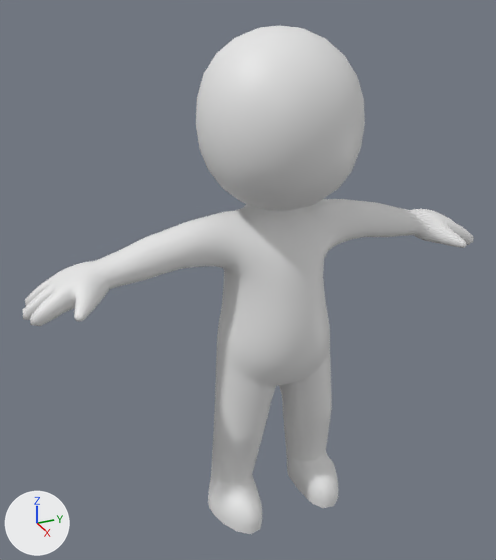
Two versions of the FBX model King_Maker/Assets/JH/Character/Kingmaker_Character_New.fbx, one commit apart.
The view is the same before and after, from a 50 mm camera at (2.54, -1.29, 2.53) aimed at (-0.1, -0.11, 1.21). The axes (+X, +Y, +Z) are drawn at lower left. The lights are the same throughout. The picture after the commit comes second. Where no turn or scale is listed for an object, it has been applied to the vertices.

The first picture shows 'Kingmaker_Character.001'.
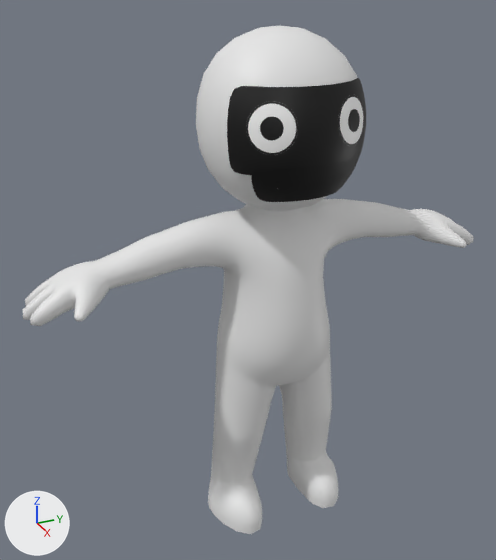
Where the newer file only moved an object's origin or applied its transform, the numbers keep the older frame.

Location of each change, (x1, y1, x2, y2) in pixels of the pictures (496 x 560 px):
```json
{"object": "Kingmaker_Character.002", "change": "added", "after": [227, 78, 366, 176]}
{"object": "Kingmaker_Character.003", "change": "added", "after": [251, 159, 358, 202]}
```

Scene script edits in JSON lines:
```json
{"op": "add", "block": "img_eye1_png", "code": ["img_eye1_png = load_image('eye1.png', '../Eyes_texture/eye1.png', 1024, 1024, 'sRGB')"]}
{"op": "add", "block": "img_mouth_png", "code": ["img_mouth_png = load_image('mouth.png', '../Mouth_texutre/mouth.png', 1024, 1024, 'sRGB')"]}
{"op": "add", "block": "mat_charface_eyes_m", "code": ["mat_charface_eyes_m = principled_material('CharFace_eyes_M')", "mat_charface_eyes_m.texture = img_eye1_png"]}
{"op": "add", "block": "mat_charface_mouth_m", "code": ["mat_charface_mouth_m = principled_material('CharFace_mouth_M')", "mat_charface_mouth_m.texture = img_mouth_png"]}
{"op": "add", "block": "me_sphere_003", "code": ["me_sphere_003 = bpy.data.meshes.new('Sphere.003')", "me_sphere_003.from_pydata(...)  # 153 vertices, 128 faces; spans x 0.146..0.32, y -0.307..0.307, z 1.804..2.131", "me_sphere_003.materials.append(mat_charface_eyes_m)  # picture img_eye1_png"]}
{"op": "add", "block": "me_sphere_005", "code": ["me_sphere_005 = bpy.data.meshes.new('Sphere.005')", "me_sphere_005.from_pydata(...)  # 225 vertices, 192 faces; spans x 0.192..0.313, y -0.235..0.235, z 1.685..1.835", "me_sphere_005.materials.append(mat_charface_mouth_m)  # picture img_mouth_png"]}
{"op": "add", "block": "ob_kingmaker_character_002", "code": ["ob_kingmaker_character_002 = bpy.data.objects.new('Kingmaker_Character.002', me_sphere_003)", "ob_kingmaker_character_002.location = (0.0, 0.0, 0.0)"]}
{"op": "add", "block": "ob_kingmaker_character_003", "code": ["ob_kingmaker_character_003 = bpy.data.objects.new('Kingmaker_Character.003', me_sphere_005)", "ob_kingmaker_character_003.location = (0.0, 0.0, 0.0)"]}
```
